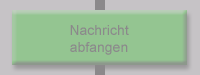
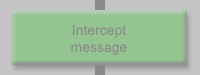
Before/after of a 200×75 layered artwork. What changed in the layer stack:
renamed "Nachricht abfangen" to "Intercept message", painted on it over [left=70, top=25, right=129, bottom=55]
